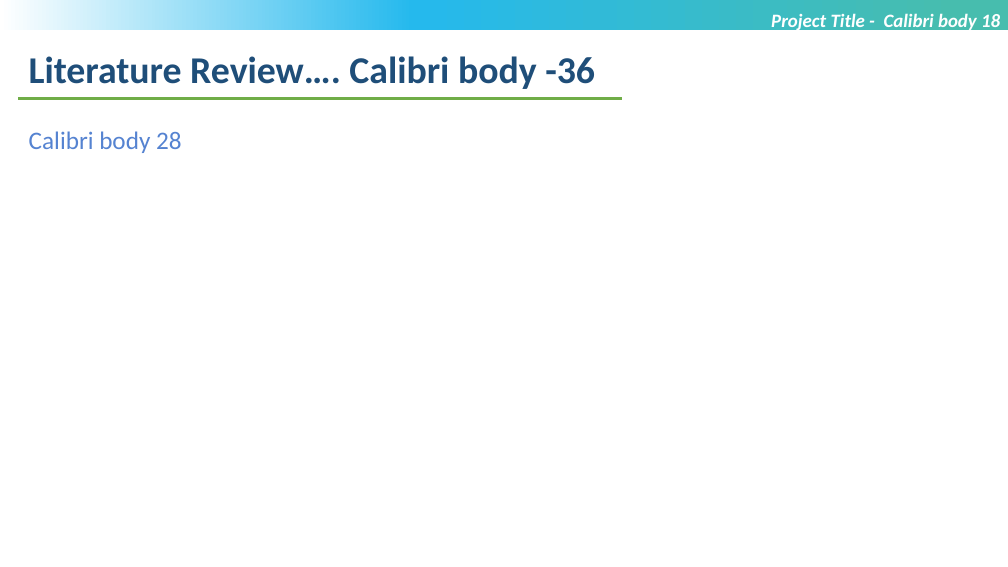
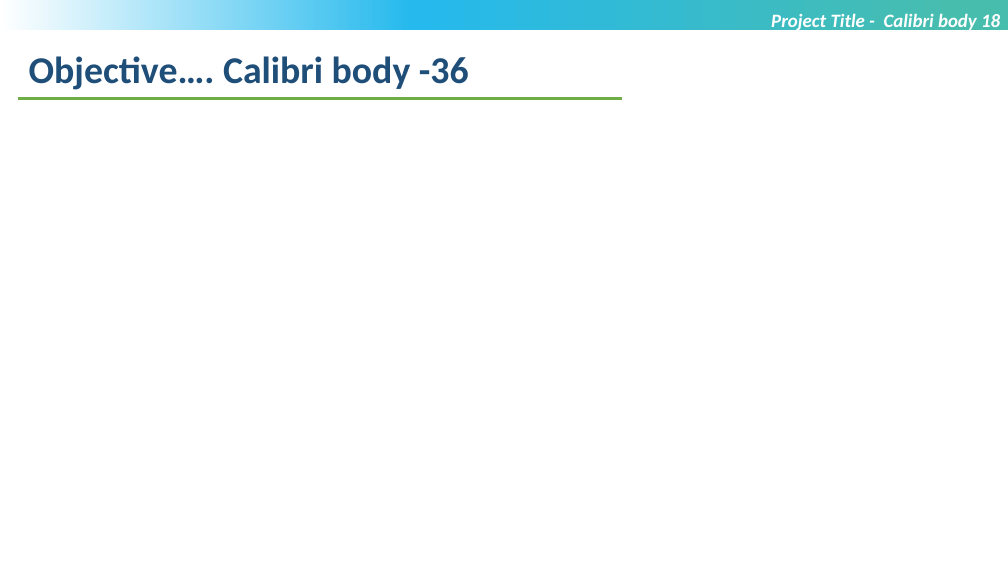
Before and after one commit to Nivyasreec/files, a slide deck: slide 3 of MTech_Project_PPTltim.pptx (slide 5 before the commit). Drawn at 1008x567 pixels with LibreOffice and Linux fonts; fonts in the diff are those of the drawing; background and template pictures are left out. Boxes give left, top, right and bottom in pixels: in the first picture for what was removed or moved away, otherwise in the second. Text is boxed around its words. In the diff, an @@ line names an element or a change of style, - is before the commit and + after.

```diff
--- a/MTech_Project_PPTltim.pptx
+++ b/MTech_Project_PPTltim.pptx
@@ text at [29,56,469,90]: text changed @@
-Literature Review…. Calibri body -36
+Objective…. Calibri body -36
@@ text removed at [29,131,182,153] @@
-Calibri body 28
```
Also in this commit, not shown: 2 other slides changed, 10 slides added, 2 slides removed.
